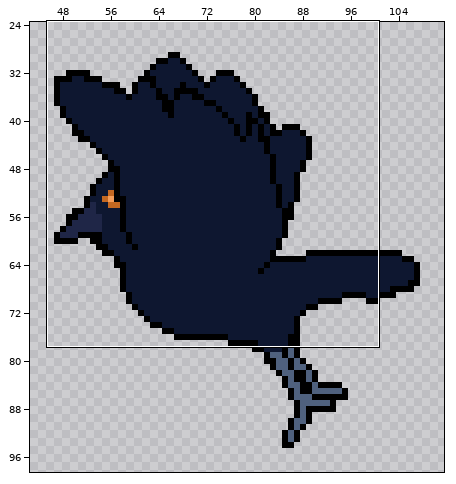
File history of a pixel-art file, OpenGL/Content/images/bird_0.aseprite. The first picture is a wide view before the edit; the outline marks the close-up.
Close-up. Old version:
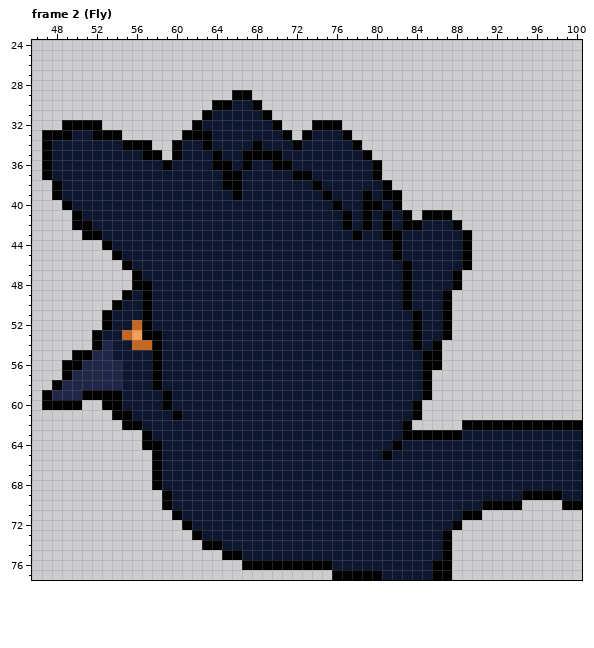
144x144 pixels, 6 frames. Shown: frame 2 (Fly): x 46..100, y 24..77. The wide view leaves out empty margins. The commit also changed other frames or places, which this record leaves out.
New version:
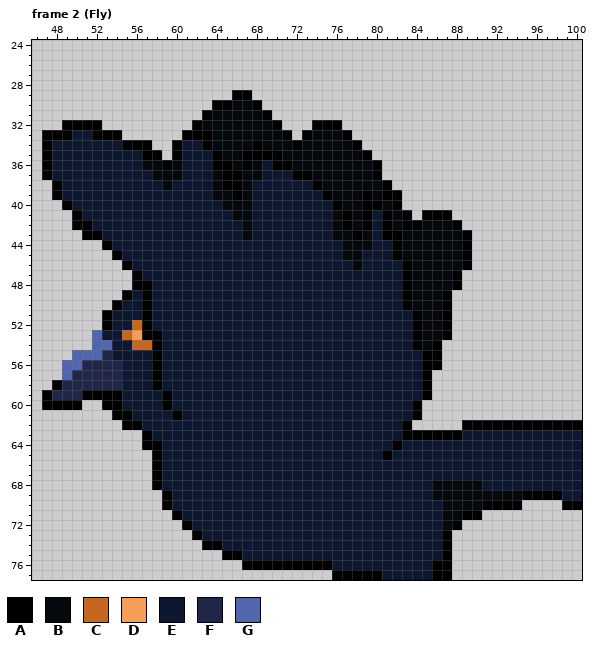
Palette (. is transparent): A #000000  B #05090e  C #c46821  D #f59d59  E #0e1730  F #1f2647  G #5166ad
Edits made:
Frame 2 (Fly), layer "Layer 4":
y 30: x 66..67 EE -> BB
y 31: x 64..68 EEEEE -> BBBBB
y 32: x 63..69 EEEEEEE -> BBBBBBB
y 33: x 64..70 EEEEEEE -> BBBBBBB; x 74..76 EEE -> BBB
y 34: x 64..67 EEEE -> BBBB; x 69..71 EEE -> BBB; x 73..77 EEEEE -> BBBBB
y 35: x 65..66 EE -> BB; x 71..78 EEEEEEEE -> BBBBBBBB
y 36: x 57..58 EE -> BB; x 60 E -> B; x 66 E -> B; x 68 E -> B; x 72..79 EEEEEEEE -> BBBBBBBB
y 37: x 58..60 EEE -> BBB; x 64 E -> B; x 67..68 EE -> BB; x 74..79 EEEEEE -> BBBBBB
y 38: x 59 E -> B; x 64 E -> B; x 67 E -> B; x 75..80 EEEEEE -> BBBBBB
y 39: x 64..65 EE -> BB; x 67 E -> B; x 76..78 EEE -> BBB; x 80 E -> B
y 40: x 65..67 EEE -> BBB; x 77..78 EE -> BB; x 81 E -> B
y 41: x 66..67 EE -> BB; x 76 E -> B; x 78 E -> B; x 82 E -> B
y 42: x 67 E -> B; x 76 E -> B; x 78 E -> B; x 82 E -> B; x 85..87 EEE -> BBB
y 43: x 67 E -> B; x 76..77 EE -> BB; x 79 E -> B; x 83..88 EEEEEE -> BBBBBB
y 44: x 77..79 EEE -> BBB; x 83..88 EEEEEE -> BBBBBB
y 45: x 77..78 EE -> BB; x 83..88 EEEEEE -> BBBBBB
y 46: x 78 E -> B; x 84..88 EEEEE -> BBBBB
y 47..48: x 84..87 EEEE -> BBBB
y 49..50: x 84..86 EEE -> BBB
y 51..52: x 85..86 EE -> BB
y 53: x 52 A -> G; x 85..86 EE -> BB
y 54: x 52..53 AF -> GG; x 85 E -> B
y 55: x 50..52 AAF -> GGG
y 56: x 49..50 AA -> GG
y 57: x 49 A -> G
y 68: x 86..90 EEEEE -> BBBBB
y 69: x 86..94 EEEEEEEEE -> BBBBBBBBB
y 70: x 87..90 EEEE -> BBBB
y 71: x 87..88 EE -> BB
y 72: x 87 E -> B
